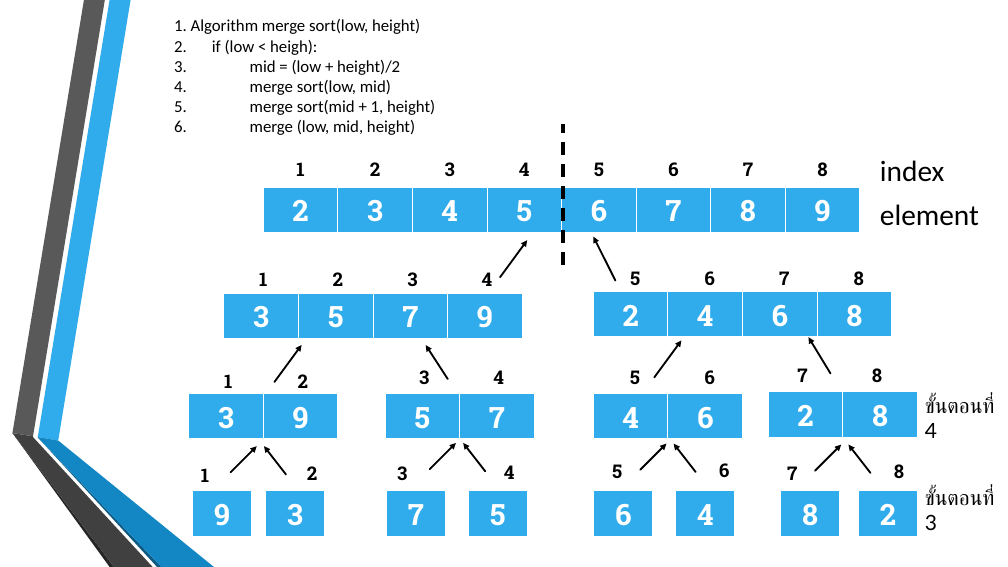
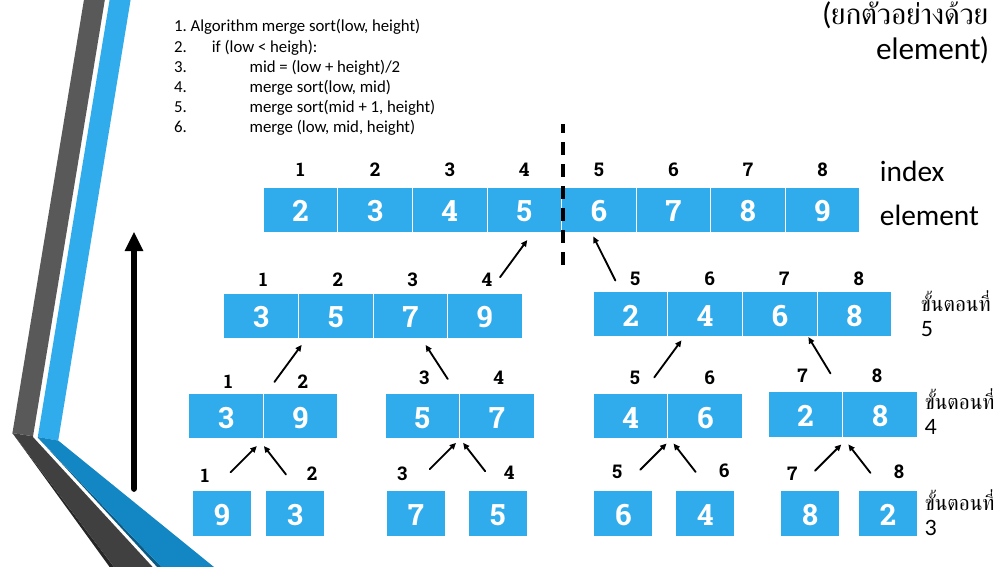
Before and after one commit to billowdev/report-external-sorted, a slide deck: slide 16 of external_merge.pptx (slide 18 before the commit). Drawn at 1008x567 pixels with LibreOffice and Linux fonts; fonts in the diff are those of the drawing; background and template pictures are left out. Boxes give left, top, right and bottom in pixels: in the first picture for what was removed or moved away, otherwise in the second. Text is boxed around its words. In the diff, an @@ line names an element or a change of style, - is before the commit and + after.

```diff
--- a/external_merge.pptx
+++ b/external_merge.pptx
@@ text added at [831, 1, 988, 63], 28 pt, text #000000 @@
+(ยกตัวอย่างด้วย element)
@@ arrow added from (134, 488) to (134, 232), #000000 6 pt @@
@@ text added at [921, 295, 990, 336], 20 pt, text #000000 @@
+ขั้นตอนที่ 5
@@ text "ขั้นตอนที่ 4": place and size @@
-text "ขั้นตอนที่ 4" at [925, 396, 994, 438]
+text "ขั้นตอนที่ 4" at [925, 392, 994, 434]
@@ text "ขั้นตอนที่ 3": place and size @@
-text "ขั้นตอนที่ 3" at [925, 489, 994, 530]
+text "ขั้นตอนที่ 3" at [925, 493, 994, 535]
```
Also in this commit, not shown: 8 other slides changed, 12 slides added, 3 slides removed, 4 other files.
